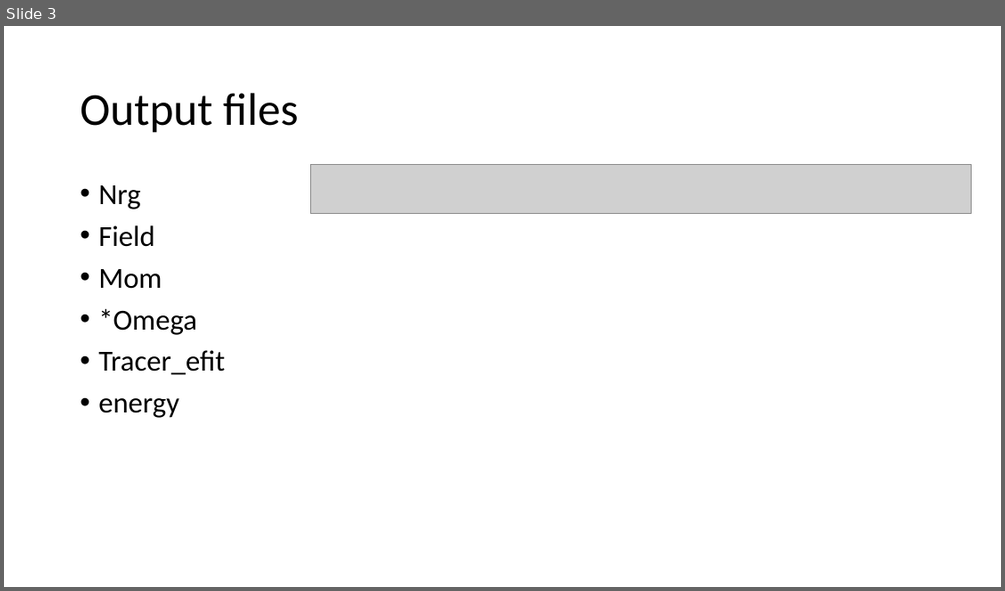
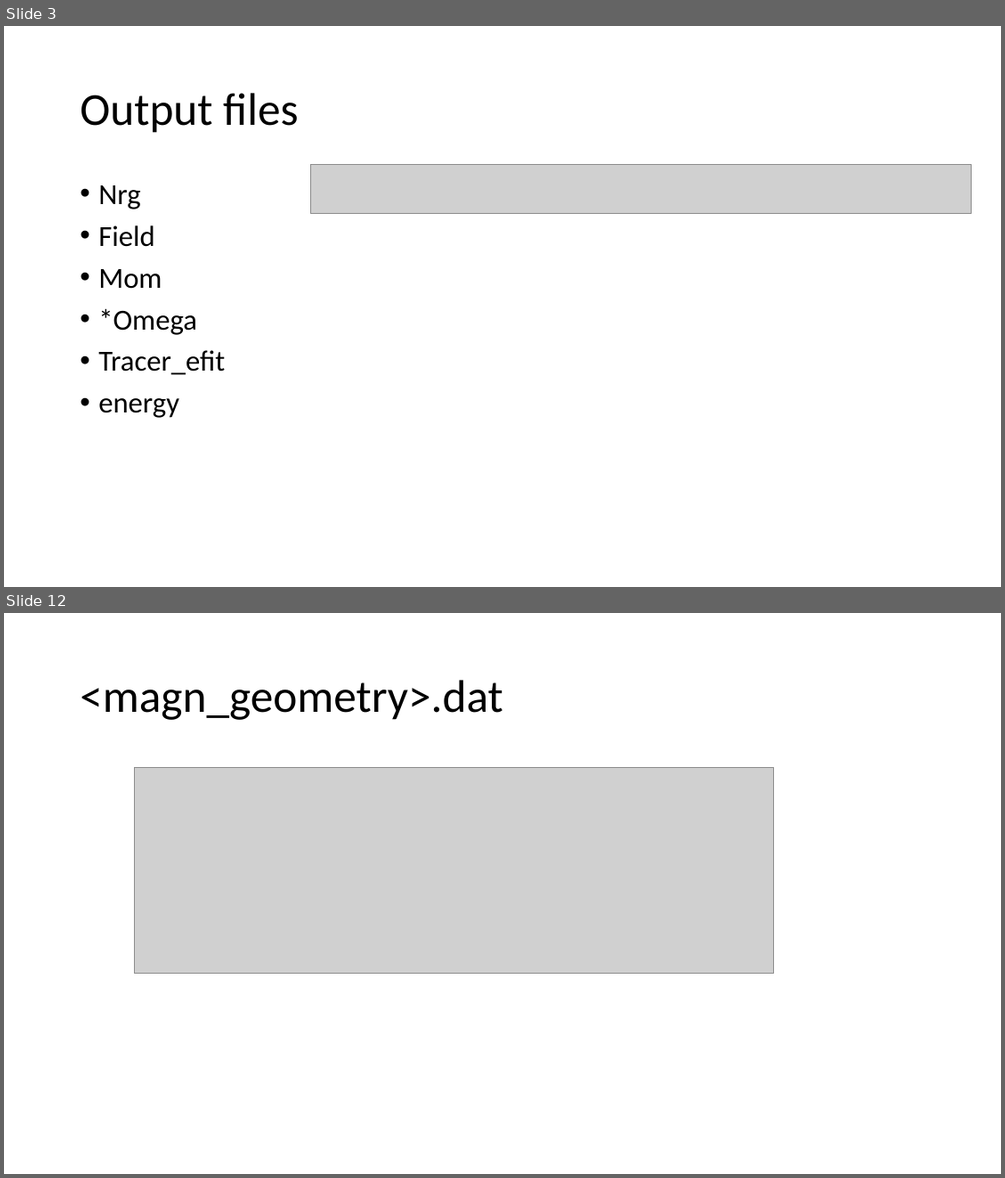
Before and after one commit to maxtcurie/Physics_Helper, a slide deck: Intro_to_GENE/3_Structure_of_output.pptx. Shown one above the other, each under a label of ours: slide 3 before the commit, slides 3 and 12 after it; the slides between them are not shown. The pictures are 1005x591 and 1005x1178 pixels, drawn with LibreOffice and Linux fonts; fonts in the diff are those of the drawing; grey boxes stand for pictures. Boxes give left, top, right and bottom in pixels: in the first picture for what was removed or moved away, otherwise in the second. Text is boxed around its words. In the diff, an @@ line names an element or a change of style, - is before the commit and + after.

```diff
--- a/Intro_to_GENE/3_Structure_of_output.pptx
+++ b/Intro_to_GENE/3_Structure_of_output.pptx
@@ slide 12 added at (x1=4, y1=613, x2=1001, y2=1174), background #FFFFFF @@
@@ title added at (x1=80, y1=680, x2=502, y2=720), 44 pt, text #000000 @@
+<magn_geometry>.dat
@@ picture added at (x1=134, y1=768, x2=774, y2=973) @@
```
Also in this commit, not shown: 3 slides changed, 7 other slides added, 1 slide removed, 2 other files.
